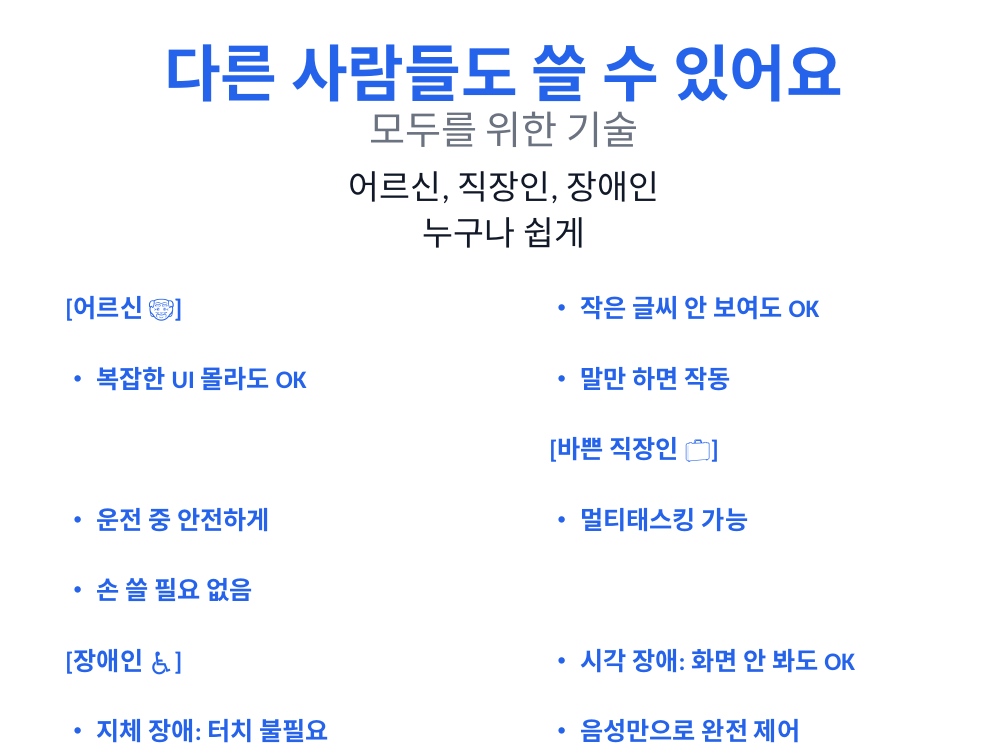
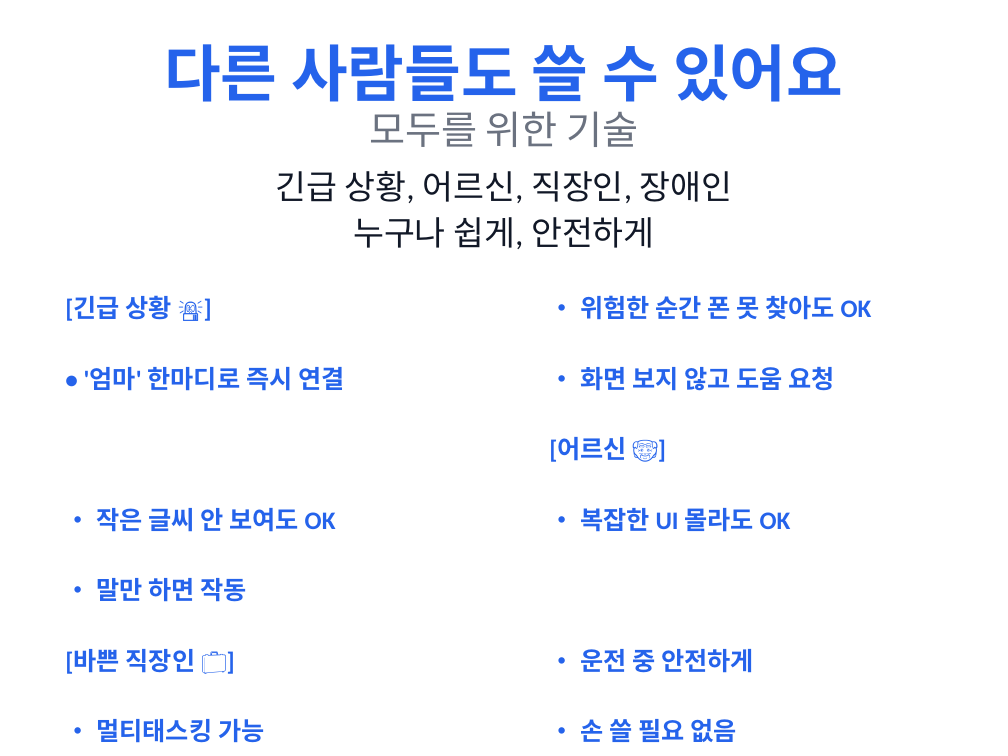
Before and after one commit to twoLoop-40/SoundToAct, a slide deck: slide 8 of presentations/output/SoundToAct_TextBased_Presentation.pptx. Drawn at 1008x756 pixels with LibreOffice and Linux fonts; fonts in the diff are those of the drawing. Boxes give left, top, right and bottom in pixels: in the first picture for what was removed or moved away, otherwise in the second. Text is boxed around its words. In the diff, an @@ line names an element or a change of style, - is before the commit and + after.

```diff
--- a/presentations/output/SoundToAct_TextBased_Presentation.pptx
+++ b/presentations/output/SoundToAct_TextBased_Presentation.pptx
@@ text at <box>275,171,733,203</box>: text changed @@
-어르신, 직장인, 장애인
+긴급 상황, 어르신, 직장인, 장애인
@@ text at <box>353,217,655,249</box>: text changed @@
-누구나 쉽게
+누구나 쉽게, 안전하게
@@ text at <box>65,295,172,321</box>: text changed @@
-[어르신 👴]
+[긴급 상황 🚨]
@@ text at <box>580,295,872,320</box>: text changed @@
-• 작은 글씨 안 보여도 OK
+• 위험한 순간 폰 못 찾아도 OK
@@ text at <box>84,367,344,391</box>: text changed @@
-• 복잡한 UI 몰라도 OK
+• '엄마' 한마디로 즉시 연결
@@ text at <box>580,367,835,391</box>: text changed @@
-• 말만 하면 작동
+• 화면 보지 않고 도움 요청
@@ text at <box>549,438,627,462</box>: text changed @@
-[바쁜 직장인 💼]
+[어르신 👴]
@@ text at <box>96,508,336,532</box>: text changed @@
-• 운전 중 안전하게
+• 작은 글씨 안 보여도 OK
@@ text at <box>580,508,791,532</box>: text changed @@
-• 멀티태스킹 가능
+• 복잡한 UI 몰라도 OK
@@ text at <box>96,578,247,602</box>: text changed @@
-• 손 쓸 필요 없음
+• 말만 하면 작동
@@ text at <box>65,649,196,674</box>: text changed @@
-[장애인 ♿]
+[바쁜 직장인 💼]
@@ text at <box>580,649,754,673</box>: text changed @@
-• 시각 장애: 화면 안 봐도 OK
+• 운전 중 안전하게
@@ text at <box>96,719,264,743</box>: text changed @@
-• 지체 장애: 터치 불필요
+• 멀티태스킹 가능
@@ text at <box>580,719,736,742</box>: text changed @@
-• 음성만으로 완전 제어
+• 손 쓸 필요 없음
```
Also in this commit, not shown: 5 other files.
